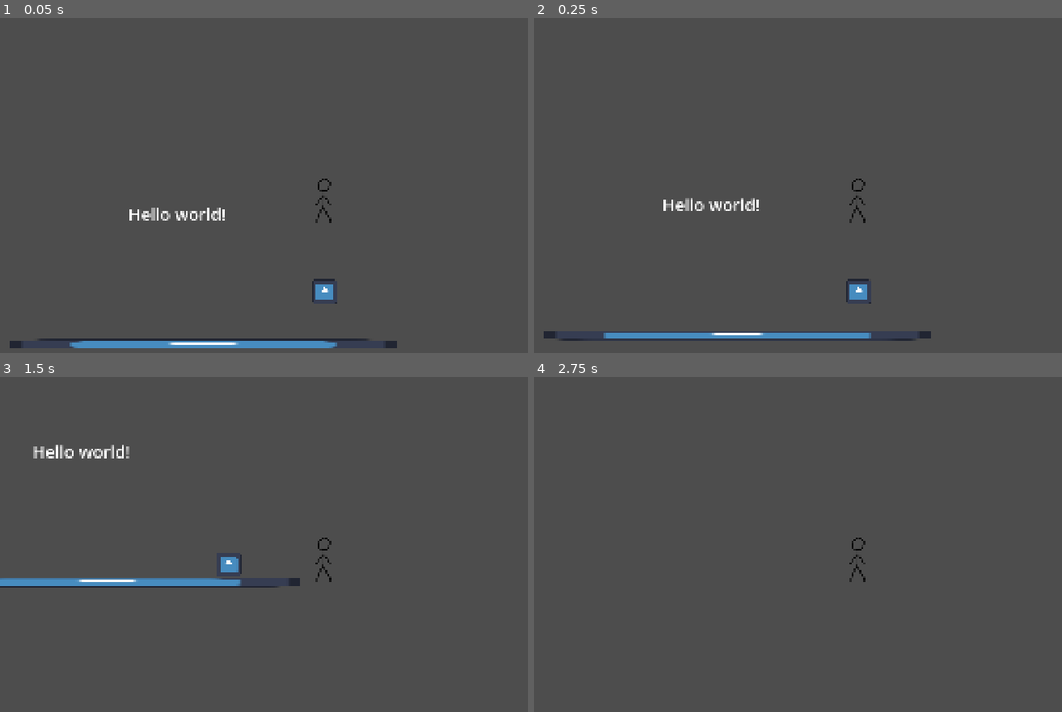
Above: before the commit, frames 1-4 (two rows, left to right).
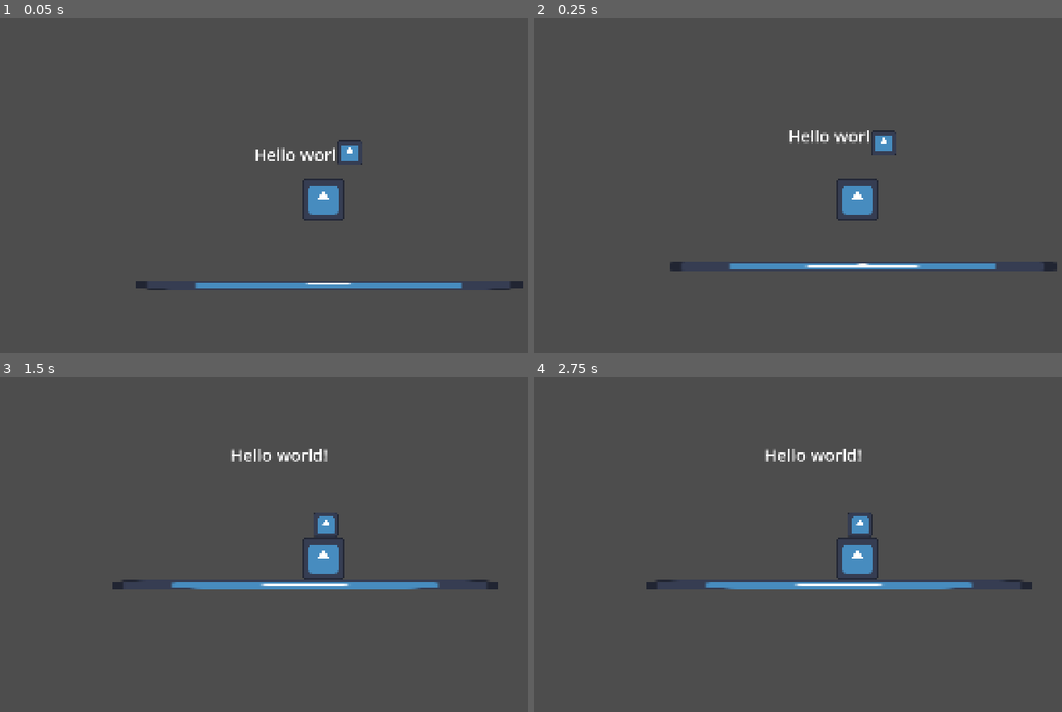
Above: after the commit, the same moments.

Repository: Crimbane/puzzle-platformer
Game: Godot game, scene res://Scenes/main.tscn
Two runs of this game, one before a commit and one after it. Both use one fixed random seed, a clock stepped at 60 frames per second and the inputs below. The engine's default icon, where the game draws it, is replaced by a stand-in: a white triangle on a blue panel in a dark square.
Inputs:
- Up to frame 1 (0.05 s): no input
- Up to frame 2 (0.25 s): no input
- Up to frame 3 (1.5 s): hold D (Move Right) from 0.53 s (still down); tap Space (Jump) at 0.77 s
- Up to frame 4 (2.75 s): tap Space (Jump) at 1.52 s; release D (Move Right) at 2.03 s; hold A (Move Left) from 2.03 s (still down)

The runs differ from the first frame. In frame 1, 4.2% of the frame differs, in the area x 1-100%, y 36-99%; in frame 2, 4.2%; in frame 3, 3.9%; in frame 4, 2.5%.

Commit message:
Added a pushable box

Diff:
--- a/Scenes/main.tscn
+++ b/Scenes/main.tscn
@@ -3,33 +3,30 @@
 [ext_resource type="PackedScene" uid="uid://dc202a0io7caw" path="res://Scenes/label_hello.tscn" id="1_bo1nx"]
 [ext_resource type="PackedScene" uid="uid://3a6q6voh5ogr" path="res://Scenes/sprite_2d.tscn" id="2_8gbba"]
 [ext_resource type="Script" uid="uid://dhdf6qakv7chr" path="res://Scripts/player.gd" id="2_jjvhh"]
-[ext_resource type="Texture2D" uid="uid://bw4mpruxhwq2p" path="res://Assets/Art/Player.png" id="4_21xkr"]
 [ext_resource type="Texture2D" uid="uid://qya0wfq1g5qo" path="res://Assets/icon.svg" id="4_kry3j"]
 
 [sub_resource type="RectangleShape2D" id="RectangleShape2D_fjc7g"]
-size = Vector2(40, 127)
+size = Vector2(128, 128)
 
 [sub_resource type="RectangleShape2D" id="RectangleShape2D_nrqo6"]
 size = Vector2(1147, 31)
 
-[sub_resource type="RectangleShape2D" id="RectangleShape2D_6pas7"]
-size = Vector2(74, 74)
+[sub_resource type="CircleShape2D" id="CircleShape2D_jjvhh"]
+radius = 37.0
 
 [node name="Main" type="Node" unique_id=1928245085]
 
 [node name="Label" parent="." unique_id=33634530 instance=ExtResource("1_bo1nx")]
 
 [node name="Player" type="CharacterBody2D" parent="." unique_id=1460575478]
-position = Vector2(934, 113)
+position = Vector2(562, 289)
 script = ExtResource("2_jjvhh")
 metadata/_edit_group_ = true
 
 [node name="Player Sprite" parent="Player" unique_id=1787457727 instance=ExtResource("2_8gbba")]
 position = Vector2(0, 0)
-texture = ExtResource("4_21xkr")
 
 [node name="CollisionShape2D" type="CollisionShape2D" parent="Player" unique_id=1546551650]
-position = Vector2(0, 2.5)
 shape = SubResource("RectangleShape2D_fjc7g")
 
 [node name="Camera2D" type="Camera2D" parent="Player" unique_id=385762799]
@@ -48,7 +45,8 @@
 shape = SubResource("RectangleShape2D_nrqo6")
 
 [node name="Box" type="RigidBody2D" parent="." unique_id=846842323]
-position = Vector2(965, 360)
+position = Vector2(667, 123)
+lock_rotation = true
 metadata/_edit_group_ = true
 
 [node name="Sprite2D" type="Sprite2D" parent="Box" unique_id=1028154922]
@@ -58,4 +56,4 @@
 
 [node name="CollisionShape2D" type="CollisionShape2D" parent="Box" unique_id=487766903]
 position = Vector2(-27, 27)
-shape = SubResource("RectangleShape2D_6pas7")
+shape = SubResource("CircleShape2D_jjvhh")
--- a/Scripts/player.gd
+++ b/Scripts/player.gd
@@ -3,7 +3,8 @@
 
 const SPEED = 300.0
 const JUMP_VELOCITY = -400.0
-
+var pushForce = 2000
+@onready var body: CharacterBody2D = get_node(".")
 
 func _physics_process(delta: float) -> void:
 	# Add the gravity.
@@ -23,3 +24,10 @@
 		velocity.x = move_toward(velocity.x, 0, SPEED)
 
 	move_and_slide()
+
+	if body.move_and_slide():
+		for i in body.get_slide_collision_count():
+			var col = body.get_slide_collision(i)
+			if col.get_collider() is RigidBody2D:
+				var box: RigidBody2D = col.get_collider()
+				box.apply_central_force(col.get_normal() * -pushForce)
